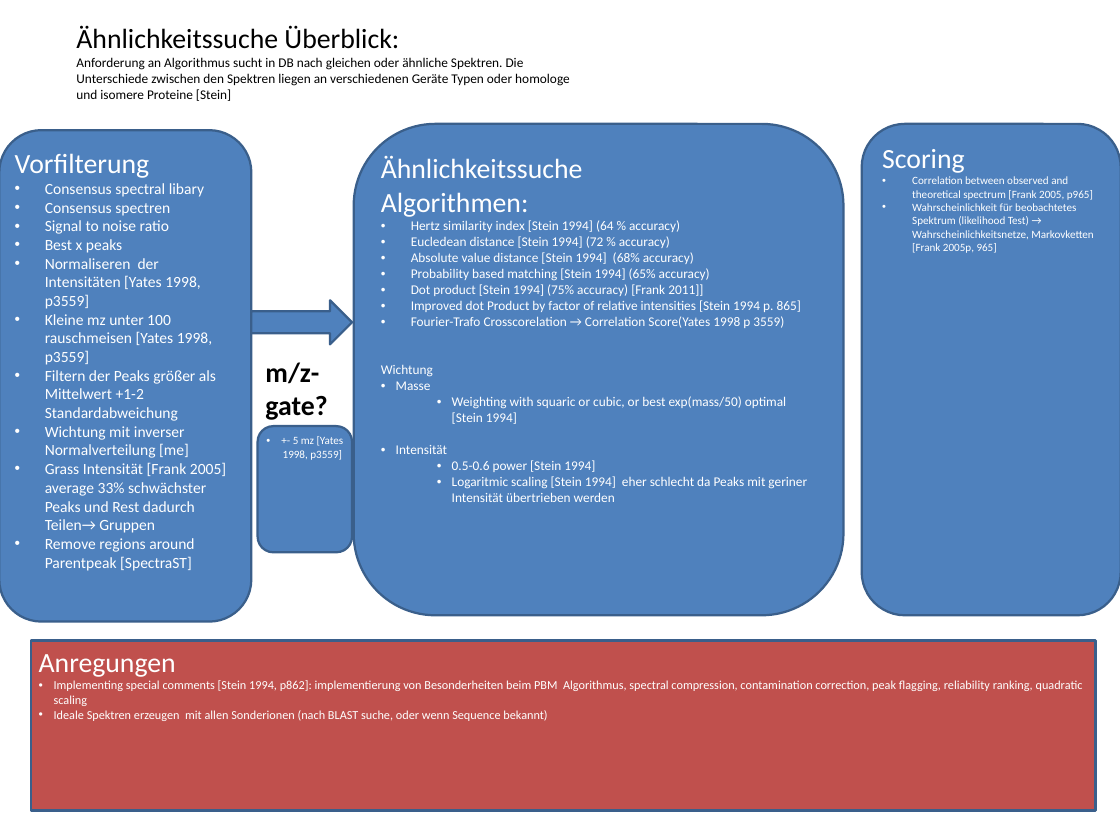
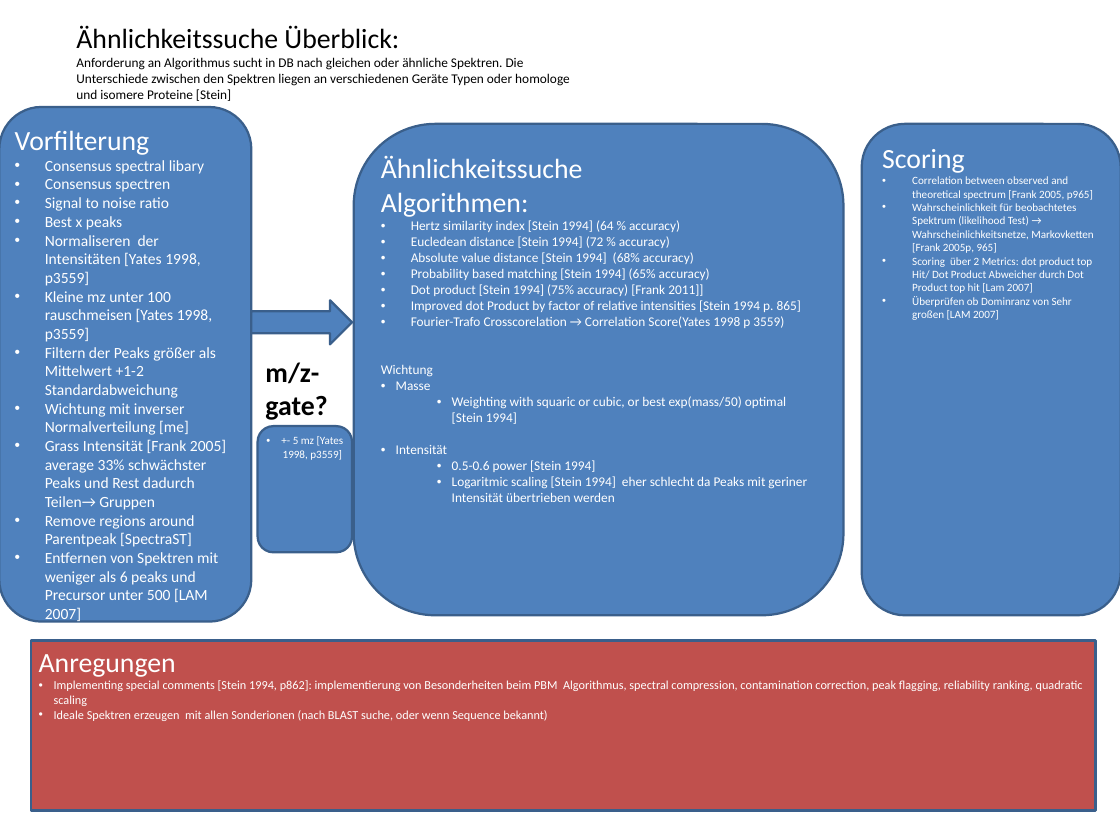
Before and after one commit to compomics/meta-proteome-analyzer, a slide deck: slide 1 of docu/Konzepte/UebersichtSpektrensuche.pptx. Drawn at 1120x840 pixels with LibreOffice and Linux fonts; fonts in the diff are those of the drawing. Boxes give left, top, right and bottom in pixels: in the first picture for what was removed or moved away, otherwise in the second. Text is boxed around its words. In the diff, an @@ line names an element or a change of style, - is before the commit and + after.

```diff
--- a/docu/Konzepte/UebersichtSpektrensuche.pptx
+++ b/docu/Konzepte/UebersichtSpektrensuche.pptx
@@ rounded rectangle "Vorfilterung": place and size @@
-rounded rectangle "Vorfilterung" at (0, 130, 251, 622)
+rounded rectangle "Vorfilterung" at (0, 107, 251, 622)
@@ text in rounded rectangle at (912, 257, 1092, 320): paragraphs added @@
+• Scoring über 2 Metrics: dot product top Hit/ Dot Product Abweicher durch Dot Product top hit [Lam 2007]
+• Überprüfen ob Dominranz von Sehr großen [LAM 2007]
@@ text in rounded rectangle at (45, 552, 218, 624): paragraph added @@
+• Entfernen von Spektren mit weniger als 6 peaks und Precursor unter 500 [LAM 2007]
```
